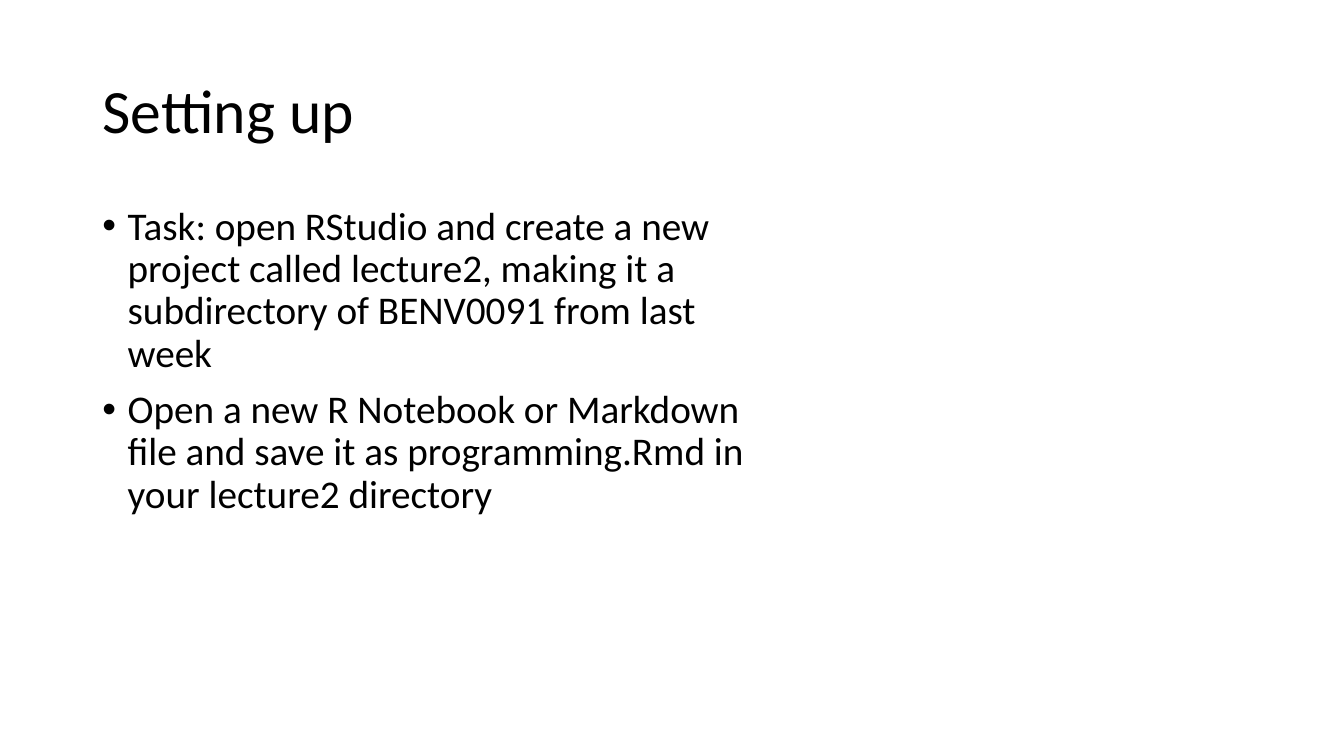
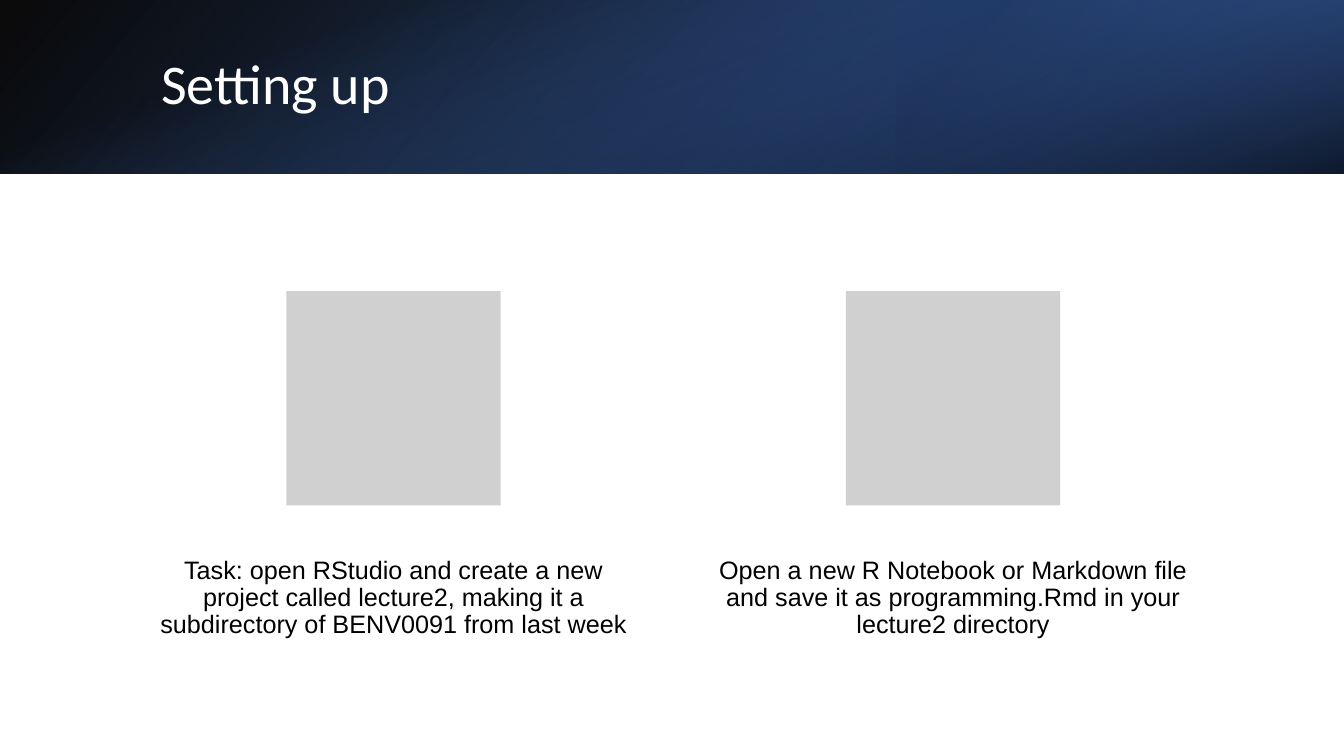
Before and after one commit to hectorcamm/BENV0091, a slide deck: slide 4 of Lecture 2/lecture2.pptx. Drawn at 1344x756 pixels with LibreOffice and Linux fonts; fonts in the diff are those of the drawing; grey boxes stand for pictures. Boxes give left, top, right and bottom in pixels: in the first picture for what was removed or moved away, otherwise in the second. Text is boxed around its words. In the diff, an @@ line names an element or a change of style, - is before the commit and + after.

```diff
--- a/Lecture 2/lecture2.pptx
+++ b/Lecture 2/lecture2.pptx
@@ rectangle added at (x1=0, y1=0, x2=1344, y2=173), fill gradient #000000 to #2F5597 @@
@@ rectangle added at (x1=0, y1=1, x2=1343, y2=174), fill gradient #4472C4 to #000000 @@
@@ rectangle added at (x1=896, y1=0, x2=1344, y2=173), fill gradient #203864 to #4472C4 @@
@@ title "Setting up" moved from (x1=102, y1=90, x2=354, y2=144) to (x1=161, y1=65, x2=390, y2=114) @@
@@ title "Setting up" at (x1=161, y1=65, x2=390, y2=114): size 44 to 40 pt, text colour #000000 to #FFFFFF @@
@@ text removed at (x1=128, y1=212, x2=744, y2=515) @@
-• Task: open RStudio and create a new project called lecture2, making it a subdirectory of BENV0091 from last week
-• Open a new R Notebook or Markdown file and save it as programming.Rmd in your lecture2 directory
@@ group added at (x1=160, y1=291, x2=1187, y2=639): 2 pictures, 2 texts @@
+Task: open RStudio and create a new project called lecture2, making it a subdirectory of BENV0091 from last week
+Open a new R Notebook or Markdown file and save it as programming.Rmd in your lecture2 directory
```
Also in this commit, not shown: 5 other slides changed, 1 other file.
